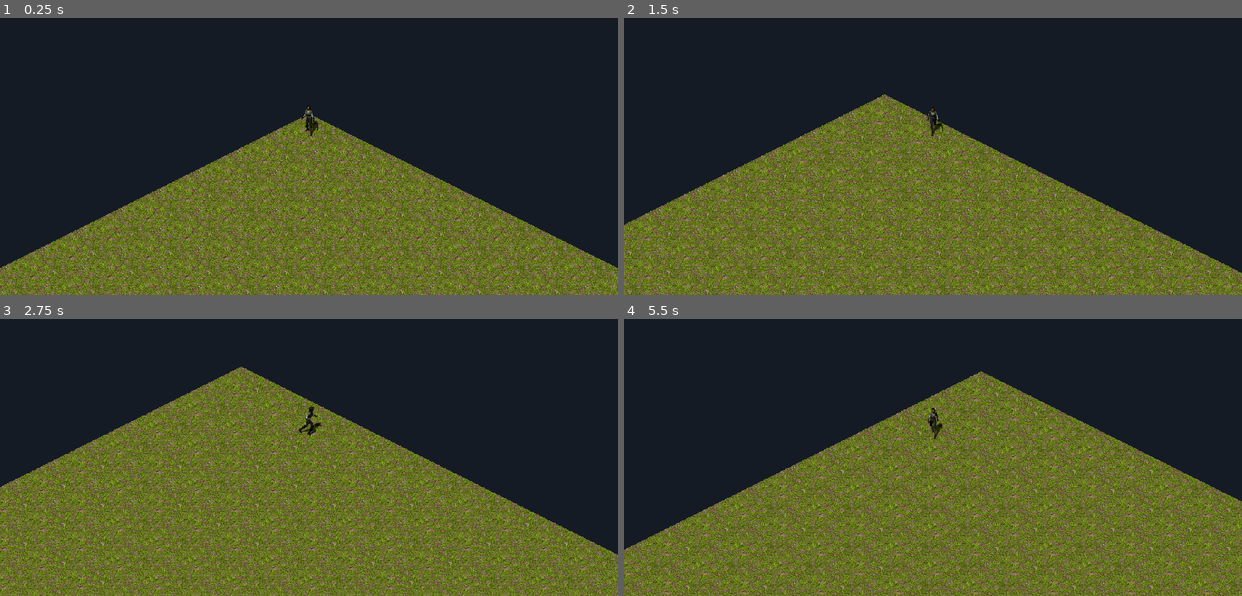
Above: before the commit, frames 1-4 (two rows, left to right).
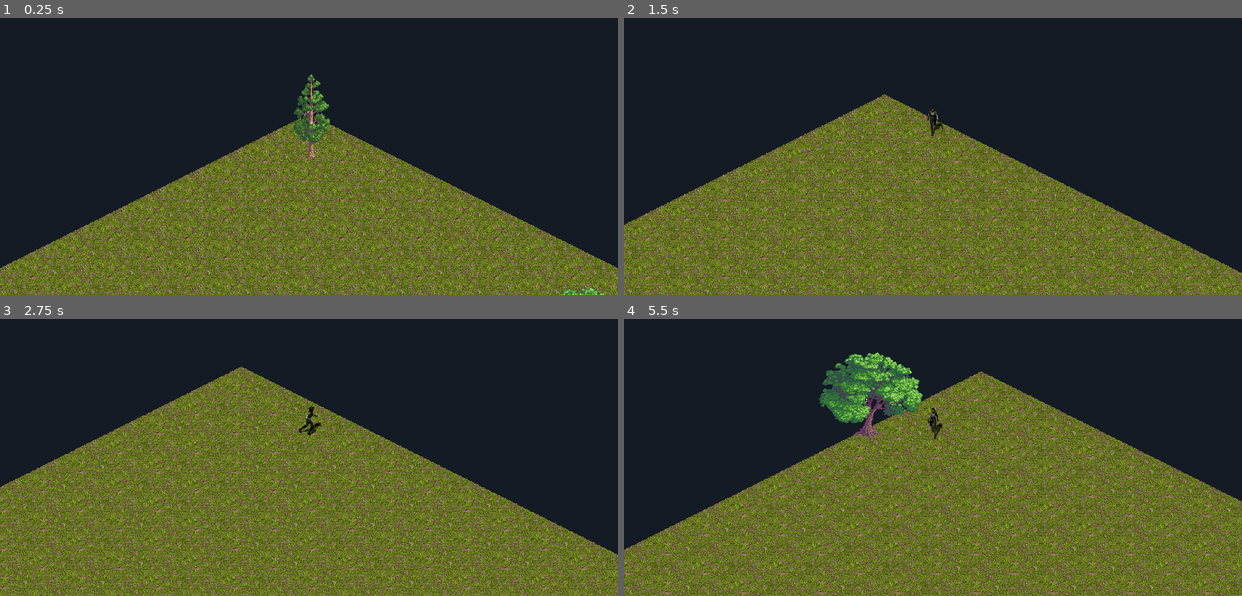
Above: after the commit, the same moments.

Repository: b-irsigler/komtur
Game: Godot game, scene res://WorldGenerator.tscn
Same seed, same stepped clock (60 frames per second), same inputs: the game is played once before the commit and once after it.
Inputs:
- Up to frame 1 (0.25 s): no input
- Up to frame 2 (1.5 s): tap Enter (ui_accept) at 0.5, 0.77 s; hold Right (move_right) 0.53-1.28 s; hold Down (move_down) from 1.28 s (still down)
- Up to frame 3 (2.75 s): tap Enter (ui_accept) at 1.52 s; release Down (move_down) at 2.03 s; hold Right (move_right) from 2.03 s (still down)
- Up to frame 4 (5.5 s): release Right (move_right) at 2.78 s; hold Up (move_up) 2.78-3.53 s; tap Enter (ui_accept) at 3.02, 3.77, 4.52 s; hold Left (move_left) 3.53-5.03 s; hold Down (move_down) from 5.03 s (still down)

The runs differ from the first frame. In frame 1, 0.9% of the frame differs, in the area x 47-98%, y 20-100%; in frame 2, 1.8%; in frame 3, 2.1%; in frame 4, 5.0%, in the area x 0-100%, y 11-100%.

Commit message:
Added trees in map generation script
Added three tree type scenes with (rudimentary) collision
Probability of tree types appearing in biomes set by object_data in WorldGenerator script
Trees are set automatically at map creation and added to new ysort in main scene

Diff:
--- a/game/WorldGenerator.gd
+++ b/game/WorldGenerator.gd
@@ -15,7 +15,7 @@
 var tiles = {"grass_1": 0, "grass_2": 1, "green_grass" : 2, "stone_1" : 3, "stone_2" : 4, "stone_3" : 5, "forest_ground_1" : 6, "forest_ground_2" : 7, "forest_ground_3" : 8, "barren" : 9}
 
 
-#var object_tiles = {"tree": preload("res://Tree.tscn"), "cactus": preload("res://Cactus.tscn"), "spruce_tree": preload("res://Spruce_tree.tscn")}
+var object_tiles = {"tree_beech": preload("res://scenes/tree_beech.tscn"), "tree_pine": preload("res://scenes/tree_pine.tscn"), "tree_firs": preload("res://scenes/tree_firs.tscn")}
 
 
 var biome_data = {
@@ -26,18 +26,15 @@
 	"barren": {"barren": 1},
 }
 
-"""
+
 var object_data = {
-	"plains": {"tree": 0.03},
-	"beach": {"tree": 0.01},
-	"jungle": {"tree": 0.04},
-	"desert": {"cactus": 0.03},
-	"lake": {},
-	"mountain": {"spruce_tree":0.02},
-	"snow": {"spruce_tree": 0.02},
-	"ocean":{}
+	"grass": {"tree_beech": 0.005, "tree_pine": 0.01},
+	"green_grass": {"tree_pine": 0.02},
+	"forest": {"tree_beech": 0.04, "tree_pine": 0.08, "tree_firs": 0.08},
+	"stone": {"tree_firs": 0.01},
+	"barren": {},
 }
-"""
+
 
 func generate_map(per, oct):
 	openSimplexNoise.seed = randi()
@@ -92,9 +89,9 @@
 			else:
 				biome[pos] = "grass"
 				tilemap.set_cellv(pos, tiles[random_tile(biome_data,"grass")])
-"""
+
 	set_objects()
-"""
+
 
 
 func _input(event):
@@ -115,7 +112,7 @@
 			if rand_num <= running_total:
 				return tile
 
-"""
+
 func set_objects():
 	objects = {}
 	for pos in biome:
@@ -130,4 +127,3 @@
 	var instance = object_tiles[str(random_object)].instance()
 	instance.position = tilemap.map_to_world(pos) + Vector2(4, 4)
 	$YSort.add_child(instance)
-"""
--- a/game/WorldGenerator.tscn
+++ b/game/WorldGenerator.tscn
@@ -19,3 +19,5 @@
 position = Vector2( -225, 592 )
 
 [node name="Christine" parent="." instance=ExtResource( 4 )]
+
+[node name="YSort" type="YSort" parent="."]
--- /dev/null
+++ b/game/scenes/tree_beech.tscn
@@ -0,0 +1,15 @@
+[gd_scene load_steps=3 format=2]
+
+[ext_resource path="res://resources/assets/trees/oaktree.png" type="Texture" id=1]
+
+[sub_resource type="CircleShape2D" id=1]
+radius = 24.7386
+
+[node name="Node2D" type="StaticBody2D"]
+
+[node name="Oaktree" type="Sprite" parent="."]
+position = Vector2( 5, -60 )
+texture = ExtResource( 1 )
+
+[node name="CollisionShape2D" type="CollisionShape2D" parent="."]
+shape = SubResource( 1 )
--- /dev/null
+++ b/game/scenes/tree_firs.tscn
@@ -0,0 +1,17 @@
+[gd_scene load_steps=3 format=2]
+
+[ext_resource path="res://resources/assets/trees/firtree.png" type="Texture" id=1]
+
+[sub_resource type="CapsuleShape2D" id=1]
+radius = 41.0
+height = 0.0
+
+[node name="Node2D" type="StaticBody2D"]
+
+[node name="Firtree" type="Sprite" parent="."]
+position = Vector2( -3, -43 )
+texture = ExtResource( 1 )
+
+[node name="CollisionShape2D" type="CollisionShape2D" parent="."]
+position = Vector2( -4, -31 )
+shape = SubResource( 1 )
--- /dev/null
+++ b/game/scenes/tree_pine.tscn
@@ -0,0 +1,15 @@
+[gd_scene load_steps=3 format=2]
+
+[ext_resource path="res://resources/assets/trees/pinetree.png" type="Texture" id=1]
+
+[sub_resource type="CircleShape2D" id=1]
+radius = 12.0416
+
+[node name="Node2D" type="StaticBody2D"]
+
+[node name="Pinetree" type="Sprite" parent="."]
+position = Vector2( 1, -64 )
+texture = ExtResource( 1 )
+
+[node name="CollisionShape2D" type="CollisionShape2D" parent="."]
+shape = SubResource( 1 )
